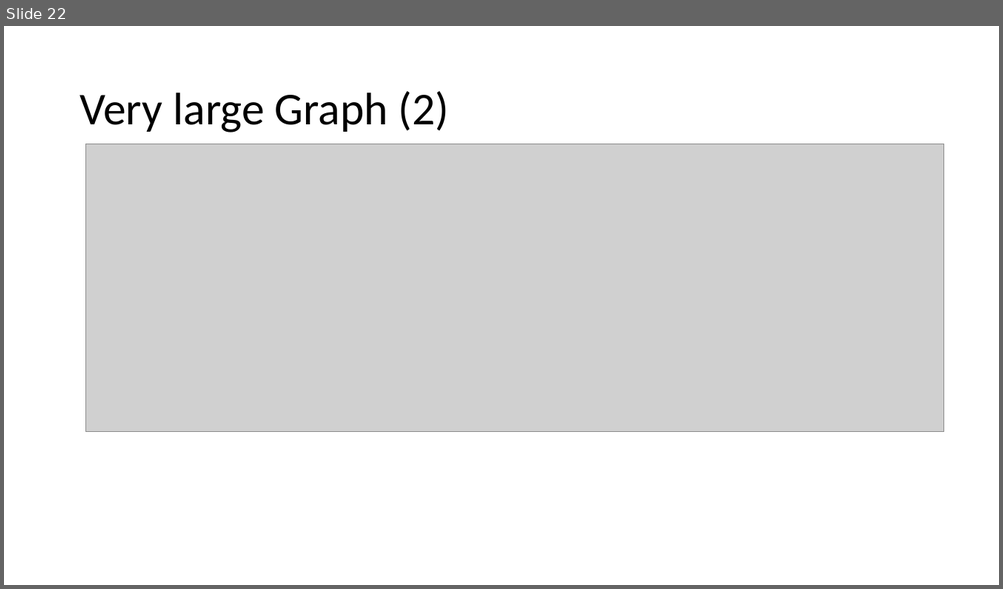
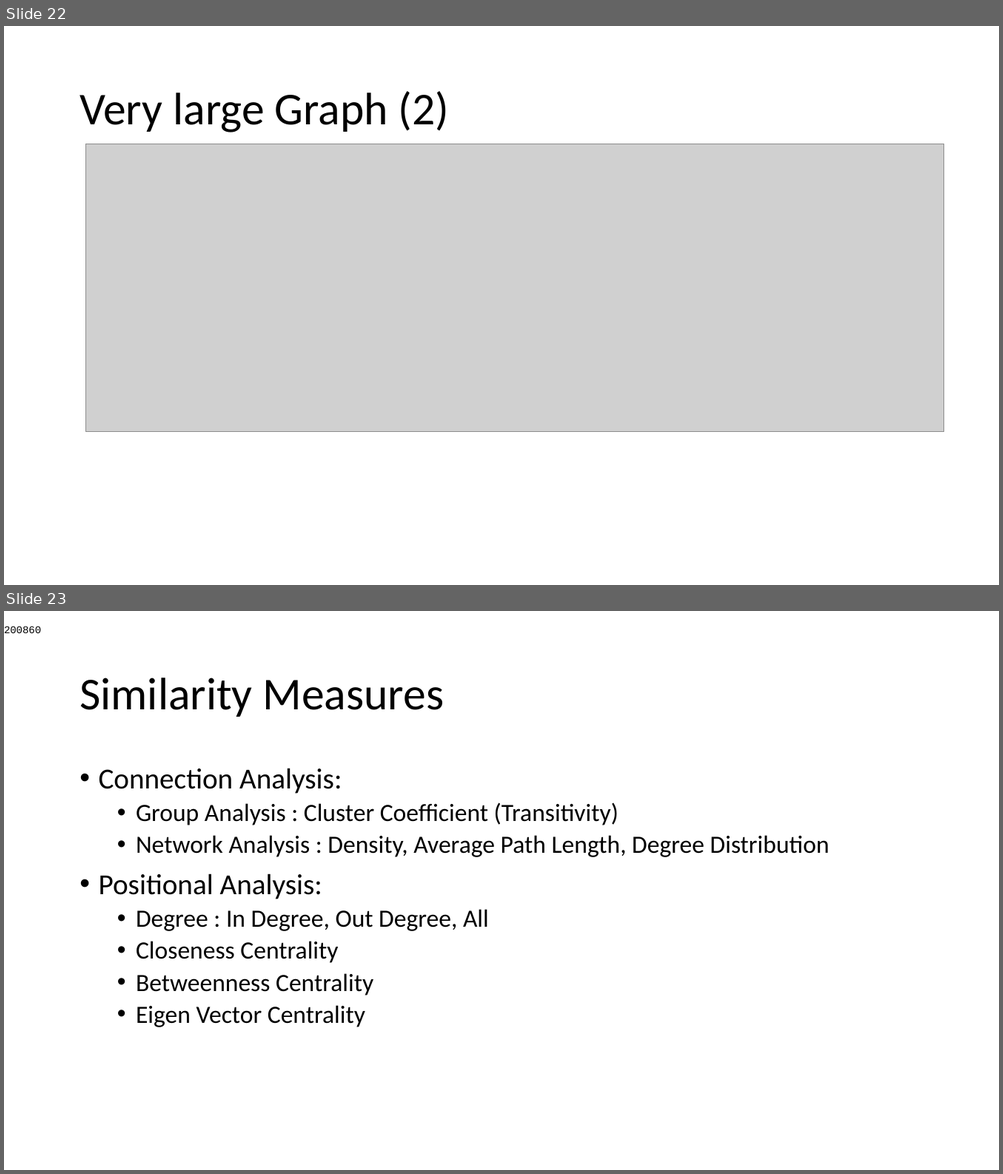
Before and after one commit to AtrayeeNeog/Visualization_2019-20, a slide deck: Documentation/Presentation/Project_Presentation_v2.pptx. Shown one above the other, each under a label of ours: slide 22 before the commit, slides 22 and 23 after it. The pictures are 1003x589 and 1003x1174 pixels, drawn with LibreOffice and Linux fonts; fonts in the diff are those of the drawing; grey boxes stand for pictures. Boxes give left, top, right and bottom in pixels: in the first picture for what was removed or moved away, otherwise in the second. Text is boxed around its words. In the diff, an @@ line names an element or a change of style, - is before the commit and + after.

```diff
--- a/Documentation/Presentation/Project_Presentation_v2.pptx
+++ b/Documentation/Presentation/Project_Presentation_v2.pptx
@@ slide 23 added at [4, 611, 999, 1170], background #FFFFFF @@
@@ text added at [4, 626, 41, 633], 10 pt, text #000000 @@
+200860
@@ title added at [79, 678, 444, 717], 44 pt, text #000000 @@
+Similarity Measures
@@ text added at [99, 768, 829, 1028], 24 pt, text #000000 @@
+• Connection Analysis:
+  • Group Analysis : Cluster Coefficient (Transitivity)
+  • Network Analysis : Density, Average Path Length, Degree Distribution
+• Positional Analysis:
+  • Degree : In Degree, Out Degree, All
+  • Closeness Centrality
+  • Betweenness Centrality
+  • Eigen Vector Centrality
```
Also in this commit, not shown: 9 other slides added, 1 other file.
